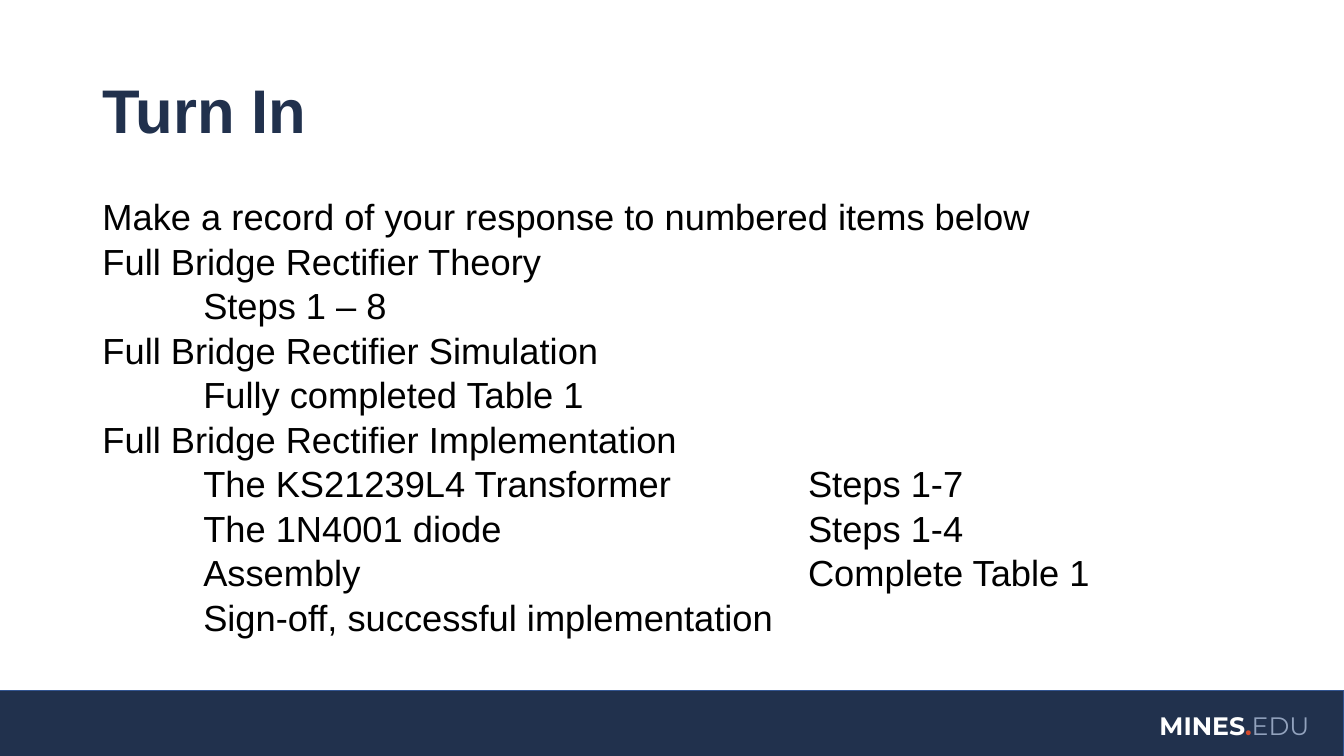
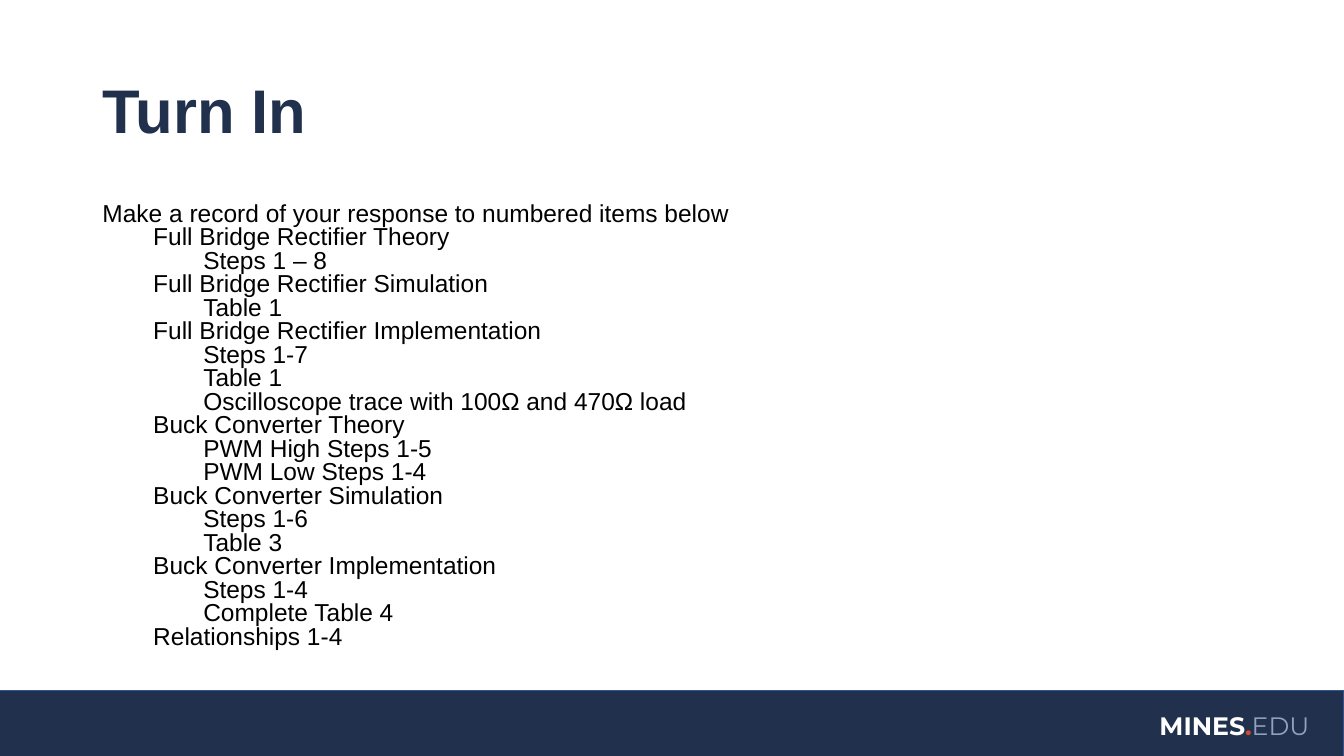
Before and after one commit to coulston/Active-Devices, a slide deck: slide 11 of Labs/lab41 rectifierWithBuck/rectifierWithBuck.pptx (slide 8 before the commit). Drawn at 1344x756 pixels with LibreOffice and Linux fonts; fonts in the diff are those of the drawing; background and template pictures are left out. Boxes give left, top, right and bottom in pixels: in the first picture for what was removed or moved away, otherwise in the second. Text is boxed around its words. In the diff, an @@ line names an element or a change of style, - is before the commit and + after.

Commit message:
Rectifier/Buck laboratory
Finished the first iteration of the rectifier buck converter laboratory

```diff
--- a/Labs/lab41 rectifierWithBuck/rectifierWithBuck.pptx
+++ b/Labs/lab41 rectifierWithBuck/rectifierWithBuck.pptx
@@ text at [102,204,728,344]: size 25.9 to 17.5 pt in "Make a record of your response to ...", "Full Bridge Rectifier Theory", "Steps 1 – 8", "Full Bridge Rectifier Simulation" and 1 more places; indent changed; line spacing 0.7 to 0.8; less space between paragraphs @@
@@ text at [203,296,283,317]: text changed; size 25.9 to 17.5 pt @@
-Fully completed Table 1
+Table 1
@@ text at [153,343,686,650]: text changed; size 25.9 to 17.5 pt @@
-The KS21239L4 Transformer Steps 1-7
-The 1N4001 diode Steps 1-4
-Assembly Complete Table 1
-Sign-off, successful implementation
+Steps 1-7
+Table 1
+Oscilloscope trace with 100Ω and 470Ω load
+Buck Converter Theory
+PWM High Steps 1-5
+PWM Low Steps 1-4
+Buck Converter Simulation
+Steps 1-6
+Table 3
+Buck Converter Implementation
+Steps 1-4
+Complete Table 4
+Relationships 1-4
```
Also in this commit, not shown: 4 other slides changed, 6 slides added, 3 slides removed, 1 other file.
